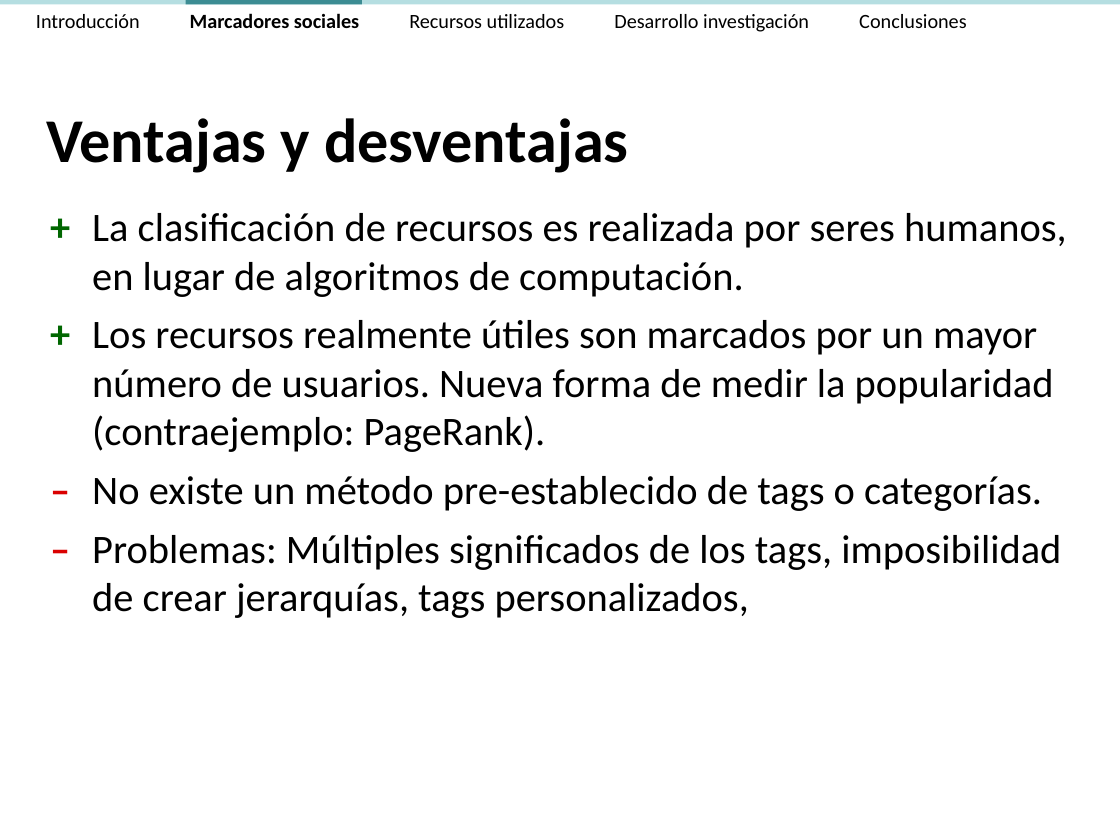
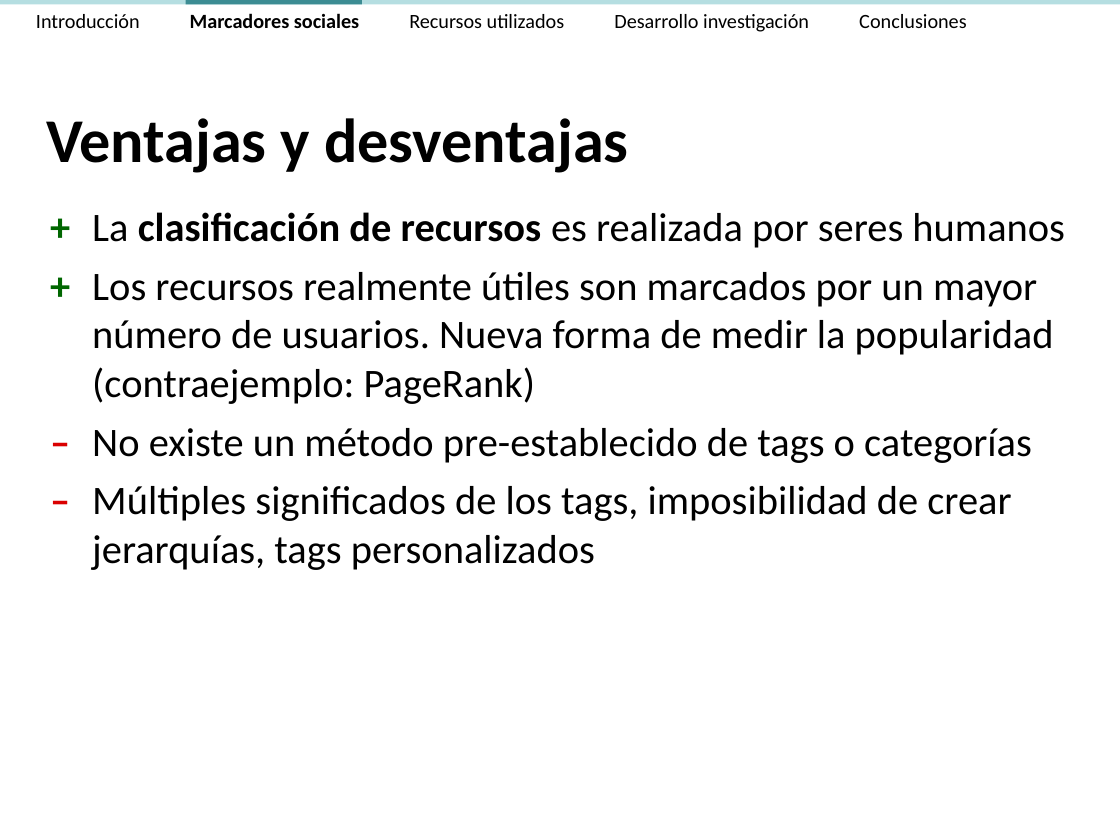
Before and after one commit to ak907kenai/nicotournetesis, a slide deck: slide 13 of docs_trunk/Presentación/Nicolás Tourné - Presentación Tesis (v2.3).ppt (slide 16 before the commit). Drawn at 1120x840 pixels with LibreOffice and Linux fonts; fonts in the diff are those of the drawing. Boxes give left, top, right and bottom in pixels: in the first picture for what was removed or moved away, otherwise in the second. Text is boxed around its words. In the diff, an @@ line names an element or a change of style, - is before the commit and + after.

```diff
--- a/docs_trunk/Presentación/Nicolás Tourné - Presentación Tesis (v2.3).ppt
+++ b/docs_trunk/Presentación/Nicolás Tourné - Presentación Tesis (v2.3).ppt
@@ text at [92, 212, 1065, 570]: text changed @@
-+ La clasificación de recursos es realizada por seres humanos, en lugar de algoritmos de computación.
-+ Los recursos realmente útiles son marcados por un mayor número de usuarios. Nueva forma de medir la popularidad (contraejemplo: PageRank).
-– No existe un método pre-establecido de tags o categorías.
-– Problemas: Múltiples significados de los tags, imposibilidad de crear jerarquías, tags personalizados,
++ La clasificación de recursos es realizada por seres humanos
++ Los recursos realmente útiles son marcados por un mayor número de usuarios. Nueva forma de medir la popularidad (contraejemplo: PageRank)
+– No existe un método pre-establecido de tags o categorías
+– Múltiples significados de los tags, imposibilidad de crear jerarquías, tags personalizados
```
Also in this commit, not shown: 4 other slides changed, 3 slides removed, 2 other files.
